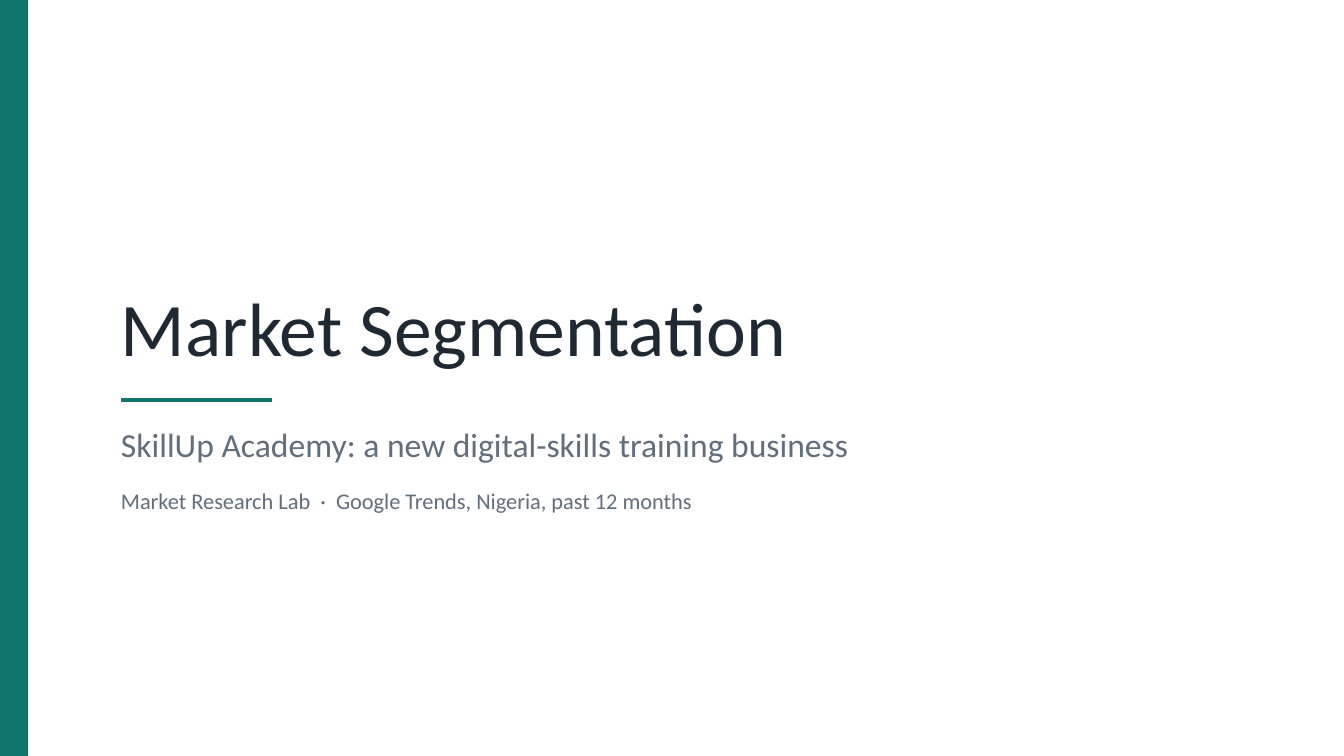
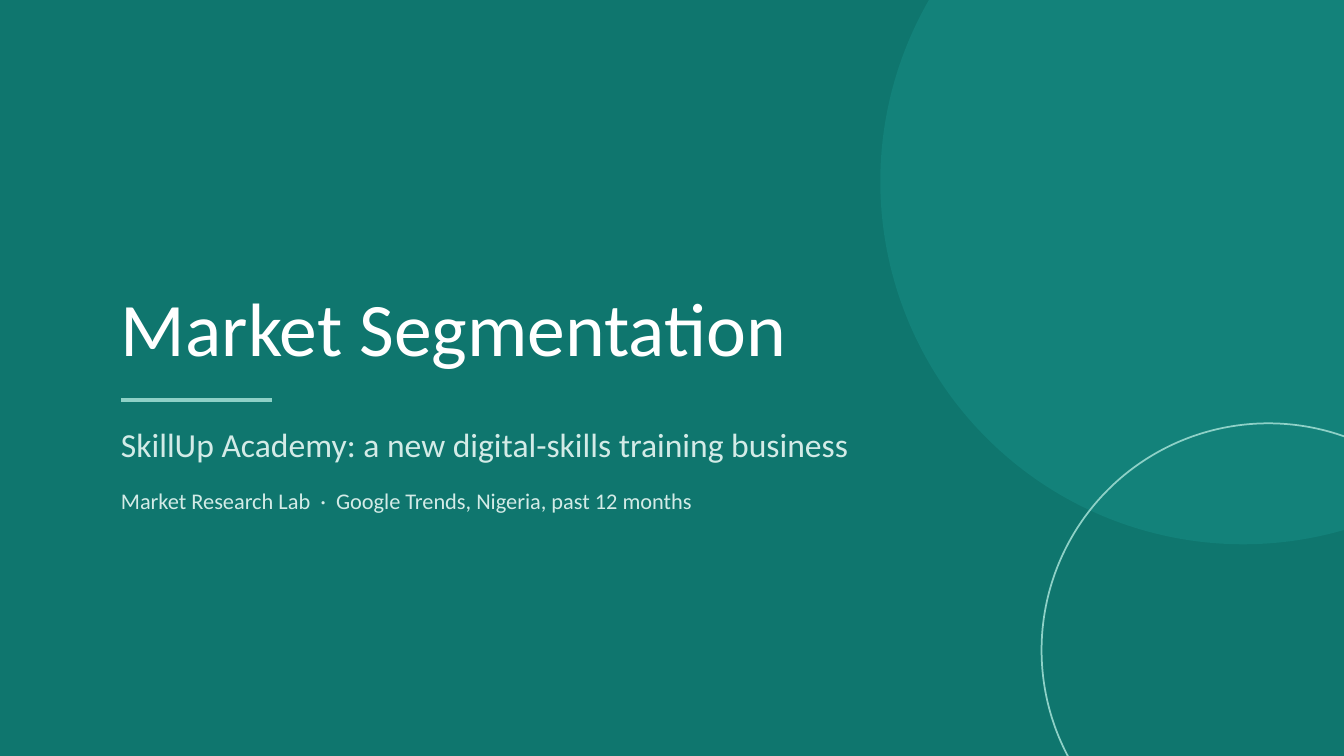
Before and after one commit to BadboyVee/BlackHoleeee, a slide deck: slide 1 of segmentation/Market_Segmentation.pptx. Drawn at 1344x756 pixels with LibreOffice and Linux fonts; fonts in the diff are those of the drawing. Boxes give left, top, right and bottom in pixels: in the first picture for what was removed or moved away, otherwise in the second. Text is boxed around its words. In the diff, an @@ line names an element or a change of style, - is before the commit and + after.

```diff
--- a/segmentation/Market_Segmentation.pptx
+++ b/segmentation/Market_Segmentation.pptx
@@ background #FFFFFF to #0F766E @@
@@ rectangle removed at (x1=0, y1=0, x2=28, y2=756) @@
@@ ellipse added at (x1=880, y1=0, x2=1344, y2=544), fill #13827A @@
@@ title "Market Segmentation" at (x1=121, y1=303, x2=785, y2=369): text colour #1F2933 to #FFFFFF @@
@@ line (121, 400) - (272, 400): stroke #0F766E 3 pt to #8ED1C7 3 pt @@
@@ subtitle "SkillUp Academy: a new digital-skills ..." at (x1=121, y1=433, x2=848, y2=513): text colour #616E7C to #D3EBE7 @@
@@ ellipse added at (x1=1042, y1=423, x2=1344, y2=756), outline #8ED1C7 1.25 pt @@
```
Also in this commit, not shown: 8 other slides changed, 3 other files.
